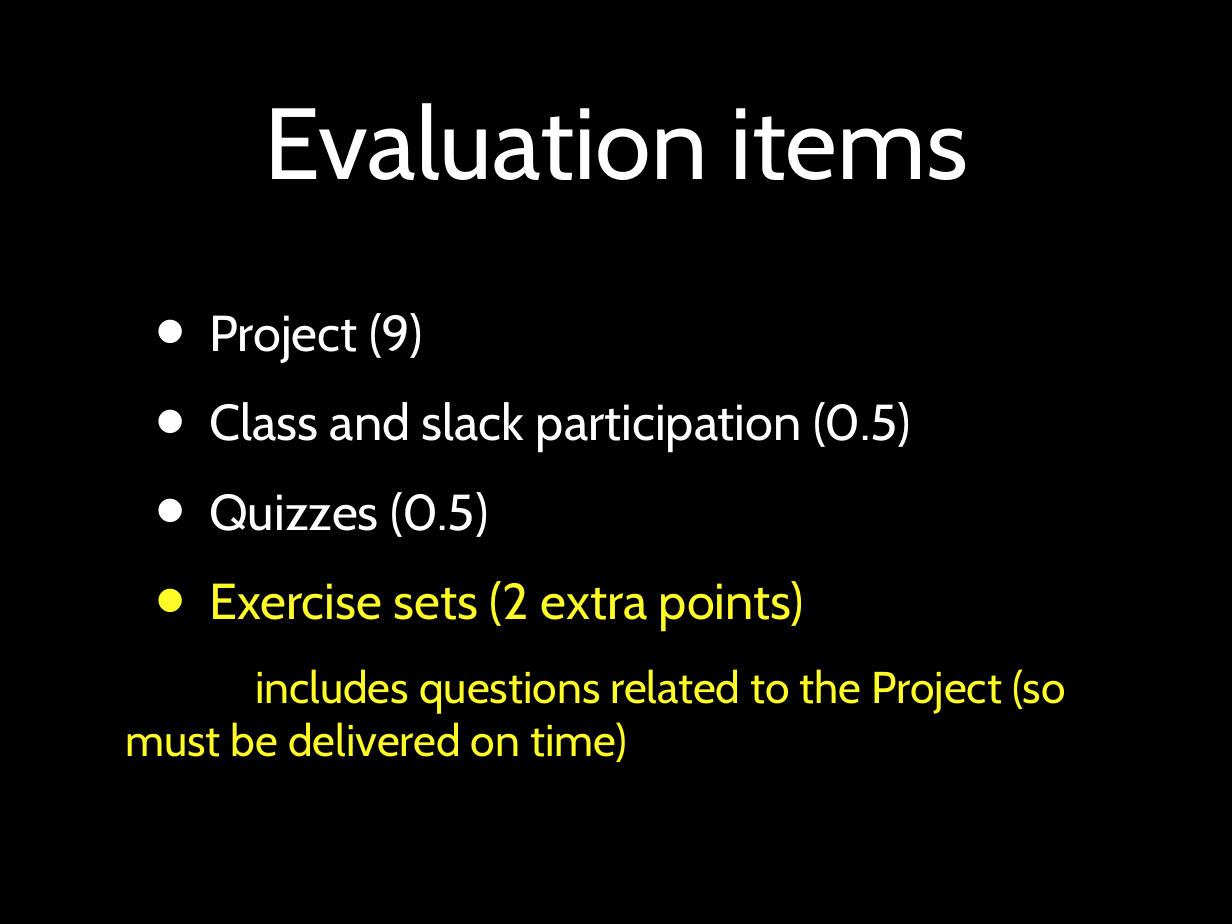
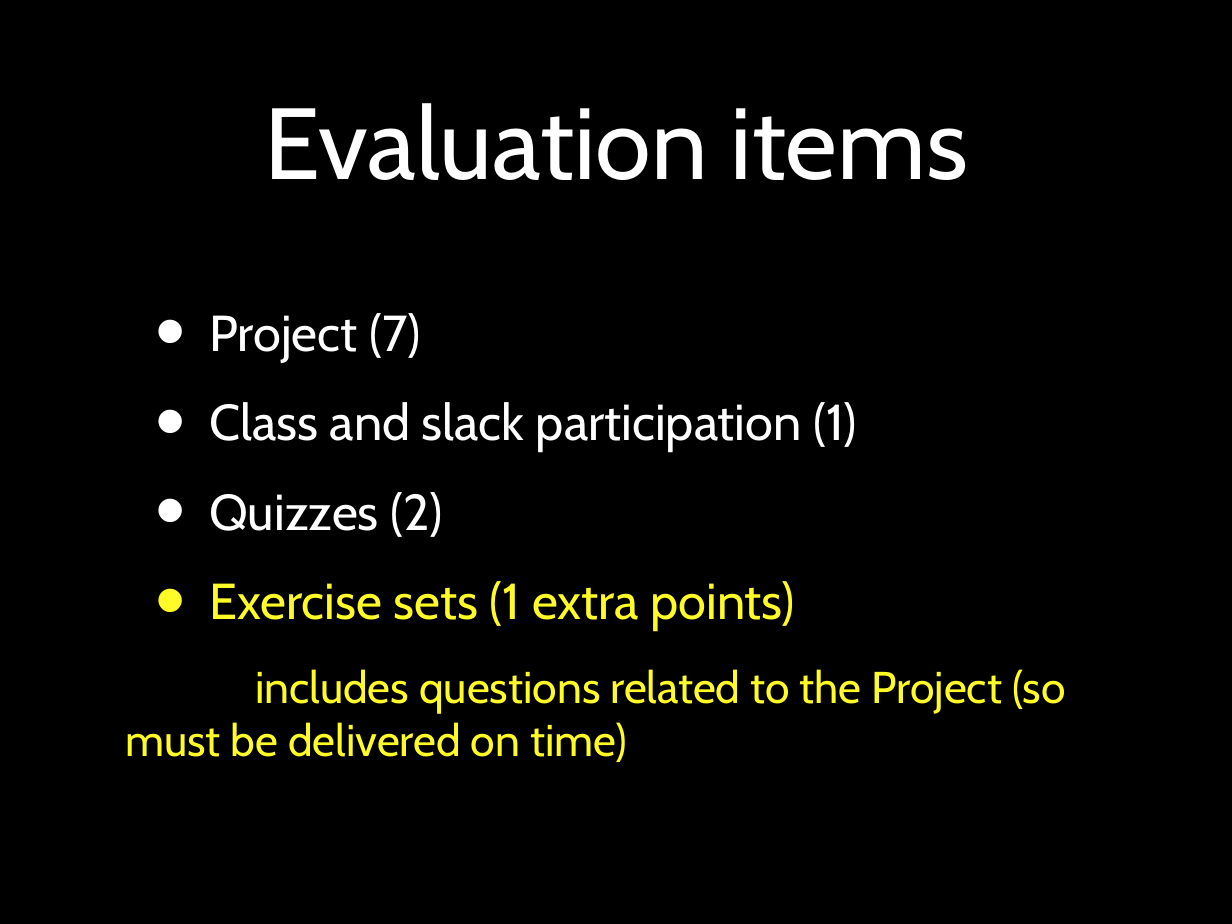
Before and after one commit to pauloborba/software-engineering-courses, a slide deck: slide 24 of Aulas/ApresentacaoEIntroducaoAESSGraduacao/CourseOverview.pptx (slide 28 before the commit). Drawn at 1232x924 pixels with LibreOffice and Linux fonts; fonts in the diff are those of the drawing. Boxes give left, top, right and bottom in pixels: in the first picture for what was removed or moved away, otherwise in the second. Text is boxed around its words. In the diff, an @@ line names an element or a change of style, - is before the commit and + after.

```diff
--- a/Aulas/ApresentacaoEIntroducaoAESSGraduacao/CourseOverview.pptx
+++ b/Aulas/ApresentacaoEIntroducaoAESSGraduacao/CourseOverview.pptx
@@ text at (209, 313, 857, 630): text changed @@
-• Project (9)
-• Class and slack participation (0.5)
-• Quizzes (0.5)
-• Exercise sets (2 extra points)
+• Project (7)
+• Class and slack participation (1)
+• Quizzes (2)
+• Exercise sets (1 extra points)
```
Also in this commit, not shown: 14 other slides changed, 1 slide added, 22 slides removed, 1 other file.
